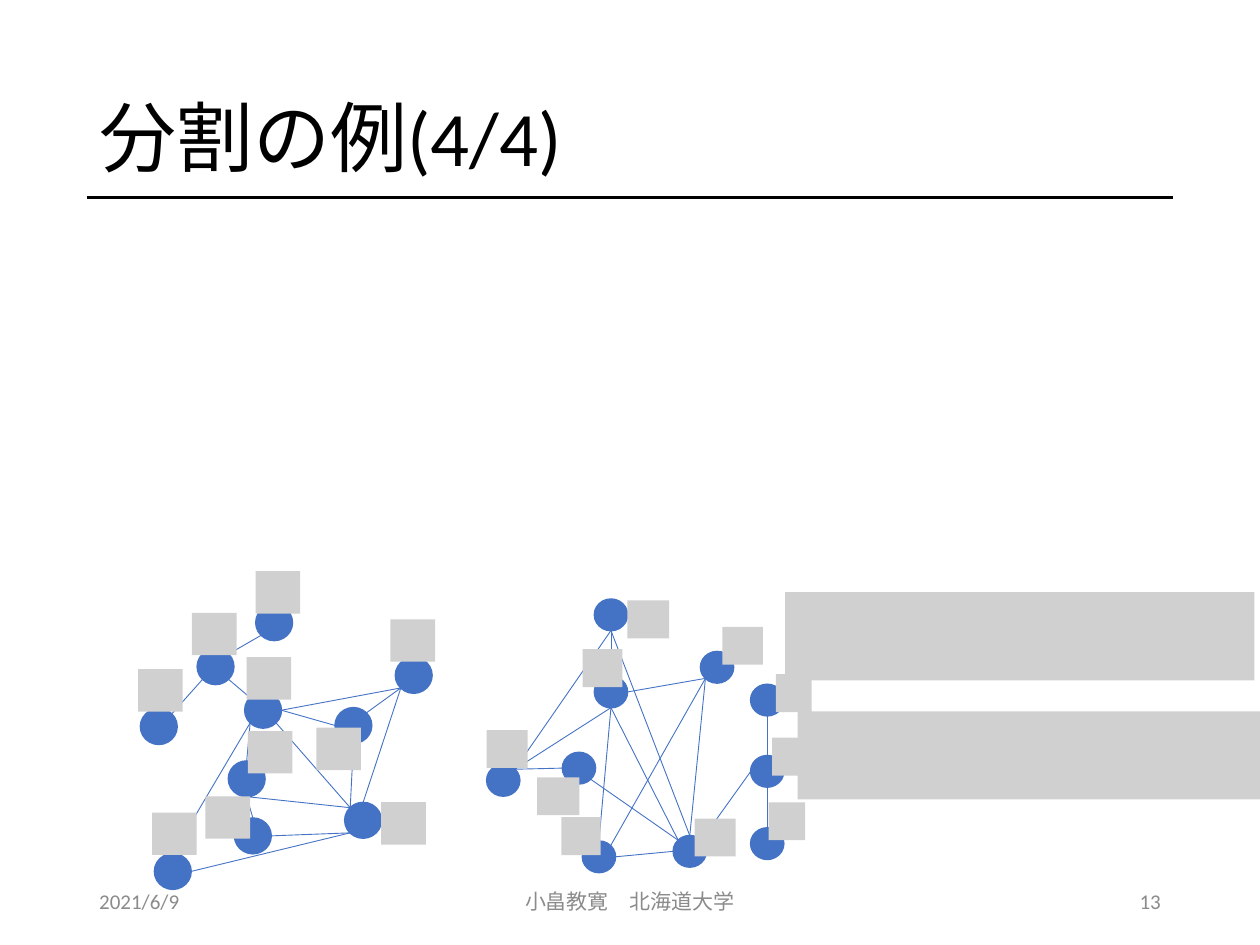
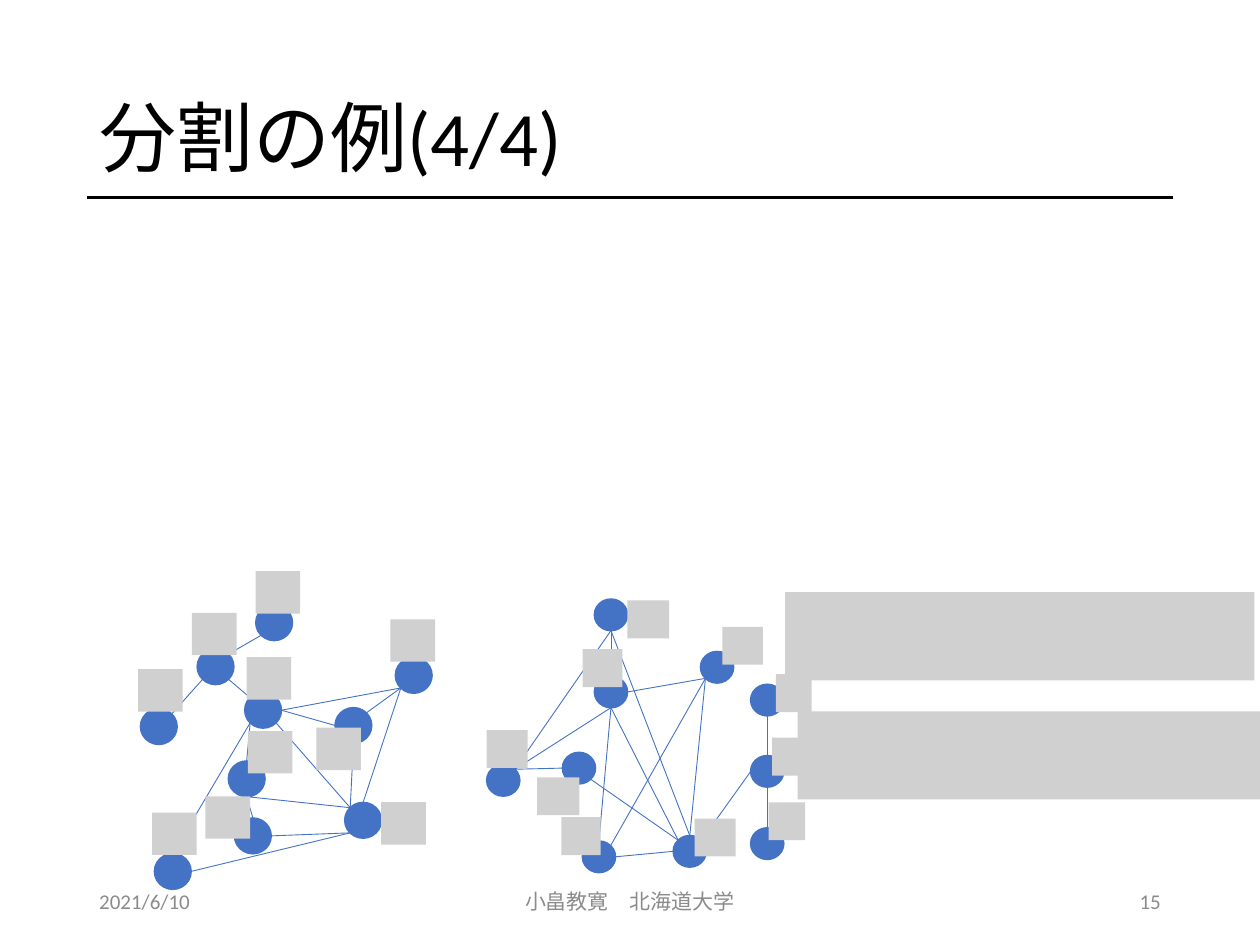
Before and after one commit to obatakyoukan/isomorphism, a slide deck: slide 15 of Isomorphism.pptx (slide 13 before the commit). Drawn at 1260x945 pixels with LibreOffice and Linux fonts; fonts in the diff are those of the drawing; grey boxes stand for pictures. Boxes give left, top, right and bottom in pixels: in the first picture for what was removed or moved away, otherwise in the second. Text is boxed around its words. In the diff, an @@ line names an element or a change of style, - is before the commit and + after.

```diff
--- a/Isomorphism.pptx
+++ b/Isomorphism.pptx
@@ text at (x1=99, y1=894, x2=190, y2=910): text changed @@
-2021/6/9
+2021/6/10
@@ page number at (x1=1140, y1=895, x2=1161, y2=909): text changed @@
-13
+15
```
Also in this commit, not shown: 32 other slides changed, 6 slides added.
